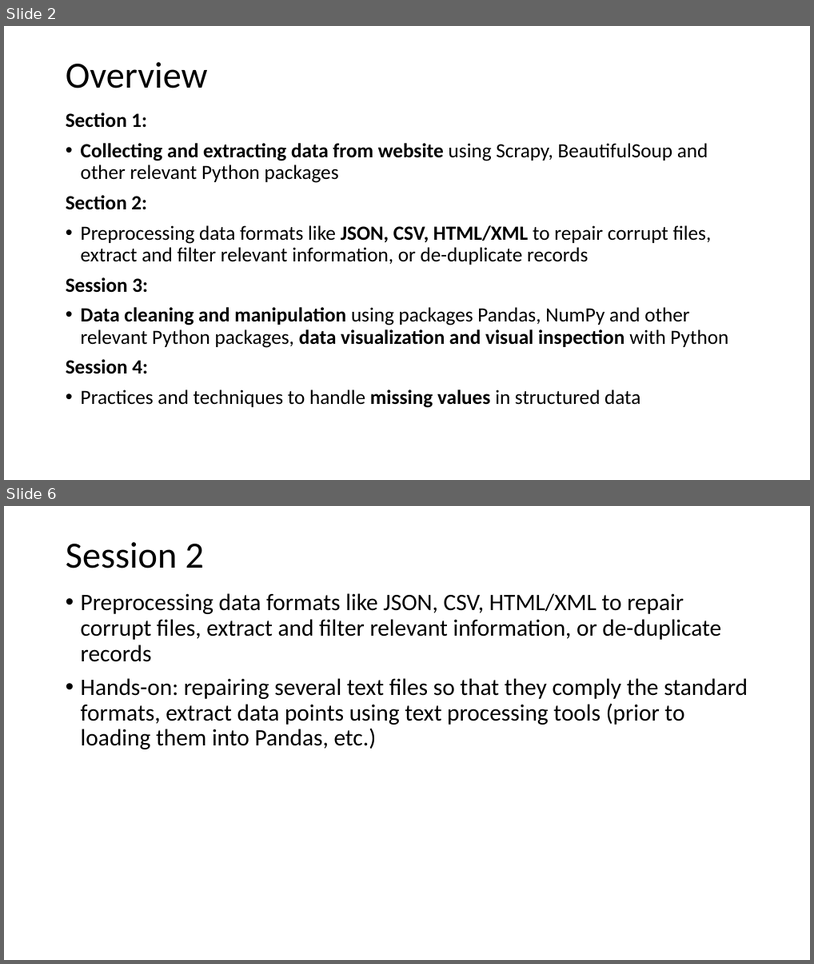
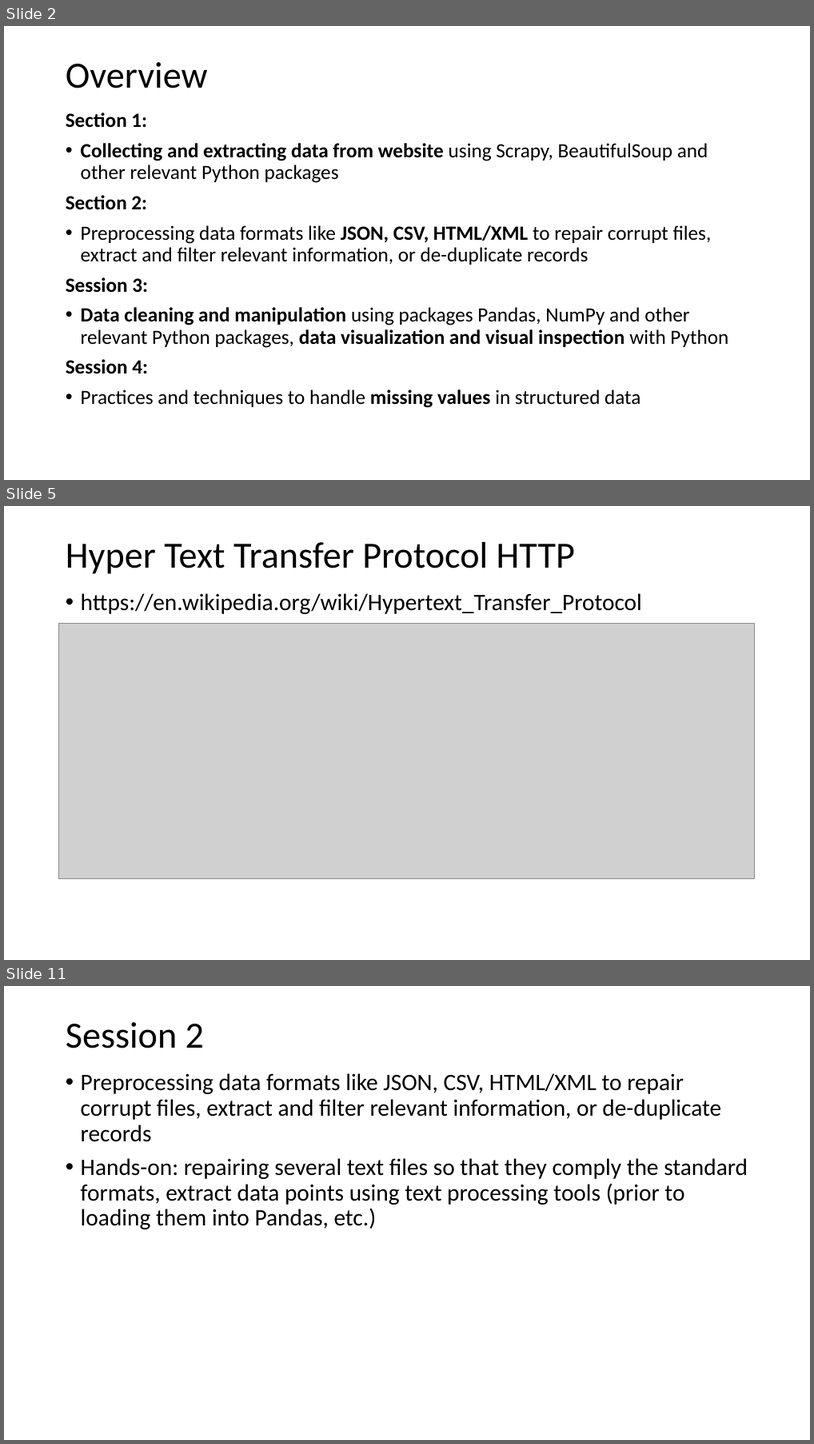
Before and after one commit to kingmolnar/Structured-Unstructured-Data-Collection-Storage-Cleaning-Preprocessing, a slide deck: 01-Web-Scraping/main.pptx. Shown one above the other, each under a label of ours: slides 2 and 6 before the commit, slides 2, 5 and 11 after it; the slides between them are not shown. The pictures are 814x964 and 814x1444 pixels, drawn with LibreOffice and Linux fonts; fonts in the diff are those of the drawing; grey boxes stand for pictures. Boxes give left, top, right and bottom in pixels: in the first picture for what was removed or moved away, otherwise in the second. Text is boxed around its words. In the diff, an @@ line names an element or a change of style, - is before the commit and + after.

```diff
--- a/01-Web-Scraping/main.pptx
+++ b/01-Web-Scraping/main.pptx
@@ slide 5 added at bbox=[4, 506, 810, 960], background #FFFFFF @@
@@ title added at bbox=[66, 542, 575, 574], 44 pt, text #000000 @@
+Hyper Text Transfer Protocol HTTP
@@ text added at bbox=[81, 593, 642, 614], 28 pt, text #000000 @@
+• https://en.wikipedia.org/wiki/Hypertext_Transfer_Protocol
@@ picture added at bbox=[58, 624, 754, 879] @@
@@ what was slide 6 is now slide 11 @@
```
Also in this commit, not shown: 6 other slides added, 2 slides removed.
